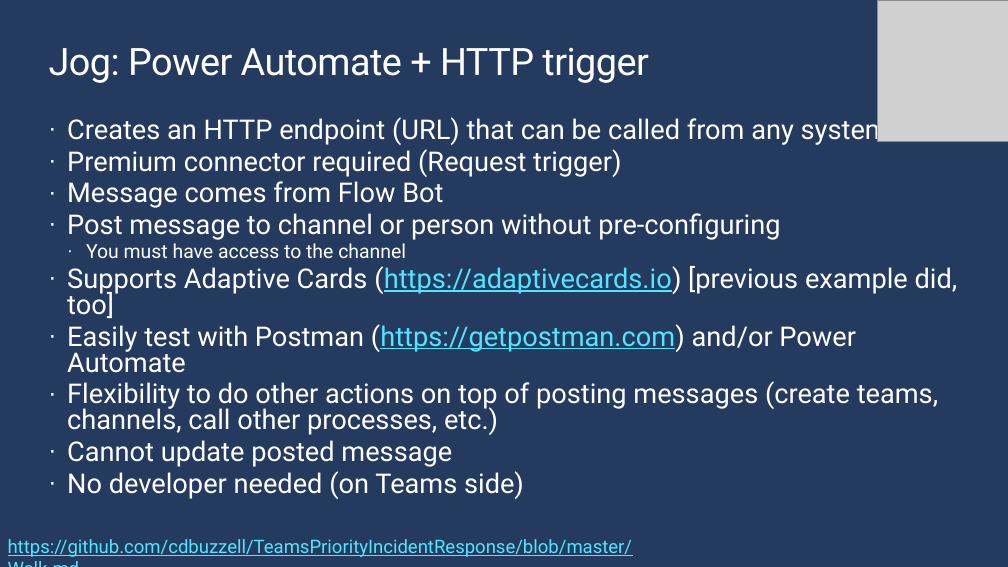
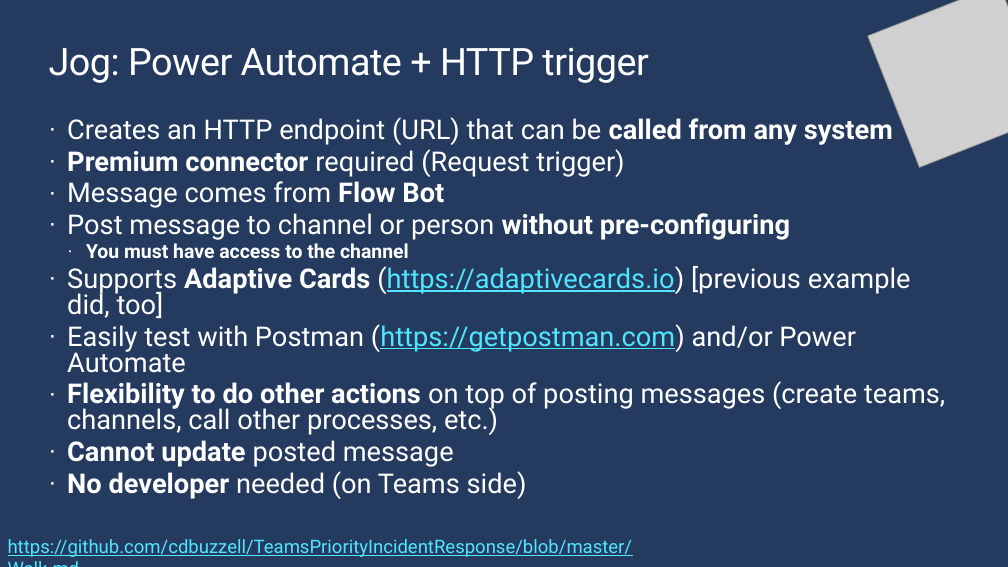
Before and after one commit to cdbuzzell/TeamsPriorityIncidentResponse, a slide deck: slide 21 of AutomatingMessagesInTeams.pptx (slide 18 before the commit). Drawn at 1008x567 pixels with LibreOffice and Linux fonts; fonts in the diff are those of the drawing; grey boxes stand for pictures; background and template pictures are left out. Boxes give left, top, right and bottom in pixels: in the first picture for what was removed or moved away, otherwise in the second. Text is boxed around its words. In the diff, an @@ line names an element or a change of style, - is before the commit and + after.

```diff
--- a/AutomatingMessagesInTeams.pptx
+++ b/AutomatingMessagesInTeams.pptx
@@ picture at bbox=[868, 0, 1008, 168]: rotation 0 to 338 degrees @@
@@ text at bbox=[67, 117, 945, 499]: bold on in "called from any system", "Premium connector", "Flow Bot", "without pre-configuring" and 5 more places @@
```
Also in this commit, not shown: 12 other slides changed, 4 slides added.
